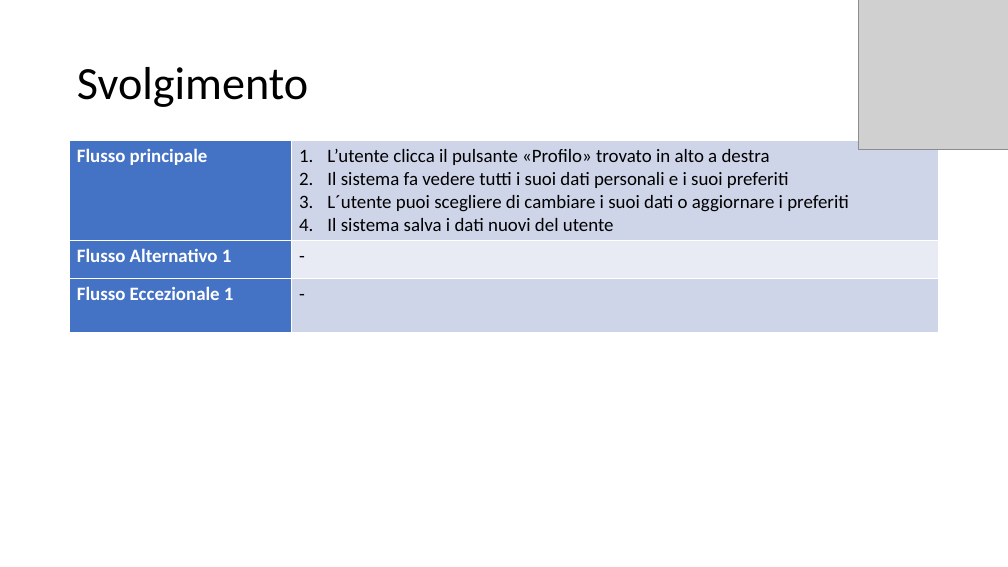
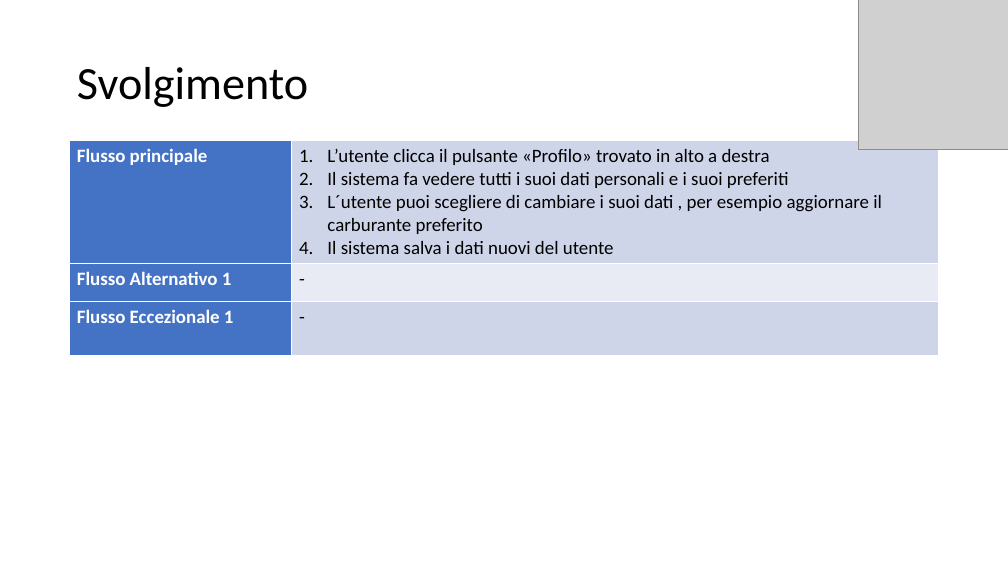
Before and after one commit to itsar19-20/gas, a slide deck: slide 4 of docs/analisi/Template use case/Template Use Case - Gestione Profilo.pptx. Drawn at 1008x567 pixels with LibreOffice and Linux fonts; fonts in the diff are those of the drawing; grey boxes stand for pictures. Boxes give left, top, right and bottom in pixels: in the first picture for what was removed or moved away, otherwise in the second. Text is boxed around its words. In the diff, an @@ line names an element or a change of style, - is before the commit and + after.

```diff
--- a/docs/analisi/Template use case/Template Use Case - Gestione Profilo.pptx
+++ b/docs/analisi/Template use case/Template Use Case - Gestione Profilo.pptx
@@ table at <box>70,141,939,353</box> @@
-row 1, column 2: L’utente clicca il pulsante «Profilo» trovato in alto a destra / Il sistema fa vedere tutti i suoi dati personali e i suoi preferiti / L´utente puoi scegliere di cambiare i suoi dati o aggiornare i preferiti / Il sistema salva i dati nuovi del utente
+row 1, column 2: L’utente clicca il pulsante «Profilo» trovato in alto a destra / Il sistema fa vedere tutti i suoi dati personali e i suoi preferiti / L´utente puoi scegliere di cambiare i suoi dati , per esempio aggiornare il carburante preferito / Il sistema salva i dati nuovi del utente
```
Also in this commit, not shown: 3 other slides changed, 12 other files.
